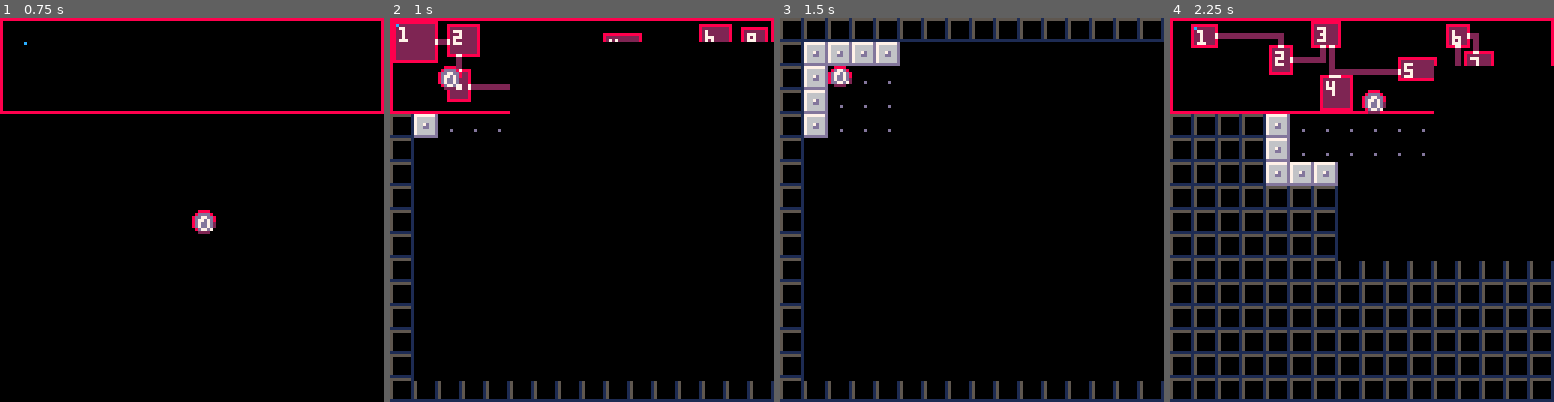
Above: before the commit, frames 1-4 (left to right).
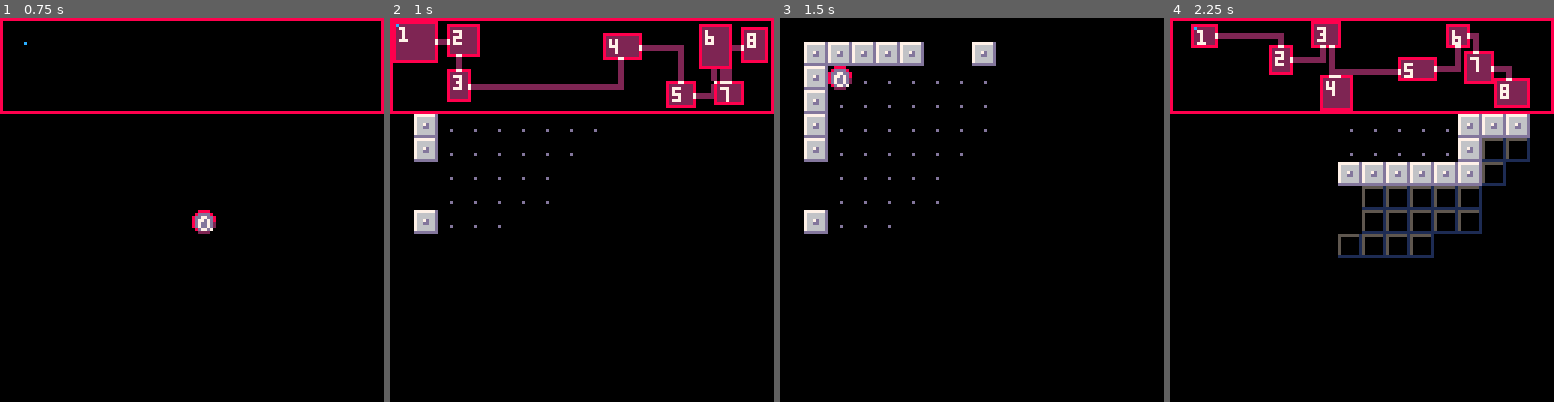
Above: after the commit, the same moments.

Repository: eduszesz/shmup
Game: PICO-8 cartridge rooms.p8
Same seed, same stepped clock (60 frames per second), same inputs: the game is played once before the commit and once after it.
Inputs:
- Up to frame 1 (0.75 s): tap X (X key) at 0.33 s; tap O (Z key) at 0.7 s
- Up to frame 2 (1 s): no input
- Up to frame 3 (1.5 s): tap X (X key) at 1.07 s
- Up to frame 4 (2.25 s): hold Right 1.6-2.1 s; tap O (Z key) at 1.7, 2.1 s; tap X (X key) at 1.85 s; hold Up from 2.15 s (still down)

Frame 1 is identical in both runs. In frame 2, 9.4% of the frame differs, in the area x 0-100%, y 6-100%; in frame 3, 9.0%; in frame 4, 32%, in the area x 0-100%, y 12-100%.

Commit message:
Add files via upload
fog of war

Diff:
--- a/rooms.p8
+++ b/rooms.p8
@@ -9,8 +9,7 @@
 	doors={}
 	tledoors={}
 	tleways={}
-	fog={}
-	auxt={}
+
 	map_w=1024
 	map_h=256
 	p={sp=16,
@@ -20,6 +19,7 @@
 							dy=0,
 							box={x1=0,y1=0,x2=7,y2=7}}
 
+	init_fov()
 end
 
 function _update()
@@ -28,7 +28,8 @@
 	if btnp(🅾️) then
 		clearmap()
 		mkmaze()
-		mkfog()
+		init_fov()
+		calc_fov()
 		setpl()
 	end
 
@@ -82,7 +83,7 @@
 	p.y+=p.dy
 
 	opendoors()
-	unfog()
+	calc_fov()
 end
 
 function _draw()
@@ -90,9 +91,7 @@
 	map()
 	cam(p.x,p.y)
 	prdebug()
-	if minimap==1 then
-		drrooms()
-	end
+
 	if p.dx==0 or p.dy==0 then
 		p.sp+=0.1
 		if p.sp>17.9 then
@@ -103,6 +102,9 @@
 	end
 	spr(p.sp,p.x,p.y)
 	drfog()
+	if minimap==1 then
+		drrooms()
+	end
 end
 
 function mkmaze()
@@ -564,38 +566,82 @@
 
 end
 
-function  mkfog()
-	for x=0,127 do
-		for y=0,31 do
-			local tle=mget(x,y)
-			if tle>1 then
-				local f={x=x*8,
-													y=y*8,
-													flag=fget(tle),
-													box={x1=0,y1=0,x2=7,y2=7}}
-				add(fog,f)
-			end
-		end
-	end
+function init_fov()
+    fov={}
+    for x=0,127 do
+        fov[x]={}
+        for y=0,31 do
+            -- 0: unseen, 1: memory, 2: visible
+            fov[x][y]=0
+        end
+    end
+end
+
+function calc_fov()
+    -- Reset all currently visible tiles to 'memory' state
+    for x=0,127 do
+        for y=0,31 do
+            if (fov[x][y]==2) fov[x][y]=1
+        end
+    end
+
+    -- Get player tile center
+    local px=(p.x+3)/8
+    local py=(p.y+3)/8
+    local radius=6 -- Vision range
+
+    -- Cast rays in a circle
+    for a=0,1,0.01 do
+        local dx=cos(a)
+        local dy=sin(a)
+        local cx=px
+        local cy=py
+
+        for i=0,radius do
+            local tx=flr(cx)
+            local ty=flr(cy)
+
+            -- Bounds check
+            if tx>=0 and tx<=127 and ty>=0 and ty<=31 then
+                fov[tx][ty]=2
+
+                -- Obtém as flags do tile atual
+                local tile_flags = mget(tx,ty)
+
+                -- Para o raio se bater numa parede (flag 0)
+                -- OU em uma porta fechada (flag 1)
+                if fget(tile_flags, 0) or fget(tile_flags, 1) then
+                    break
+                end
+            end
+            cx+=dx
+            cy+=dy
+        end
+    end
 end
 
 function drfog()
-	for f in all(fog) do
-		local fx=f.x
-		local fy=f.y
-		local fx2=8+f.x
-		local fy2=8+f.y
-		rectfill(fx,fy,fx2,fy2,0)
-	end
-end
-
-function unfog()
-	for f in all(fog) do
-		local _p={x=p.x,y=p.y,box={x1=-15,y1=-15,x2=23,y2=23}}
-		if coll(_p,f) then
-			del(fog,f)
-		end
-	end
+    -- Only draw fog for tiles currently on camera
+    local ctx=flr(camx/8)
+    local cty=flr(camy/8)
+
+    for x=ctx,ctx+16 do
+        for y=cty,cty+16 do
+            if x>=0 and x<=127 and y>=0 and y<=31 then
+                local state=fov[x][y]
+
+                if state==0 then
+                    -- Unseen: Draw solid black
+                    rectfill(x*8,y*8,x*8+7,y*8+7,0)
+                elseif state==1 then
+                    -- Memory: Draw darkened dither pattern
+                    fillp(0x5a5a)
+                    rectfill(x*8,y*8,x*8+7,y*8+7,0)
+                    fillp() -- Reset pattern for other drawings
+                end
+            end
+        end
+    end
 end
 
 function cam(_x,_y)
